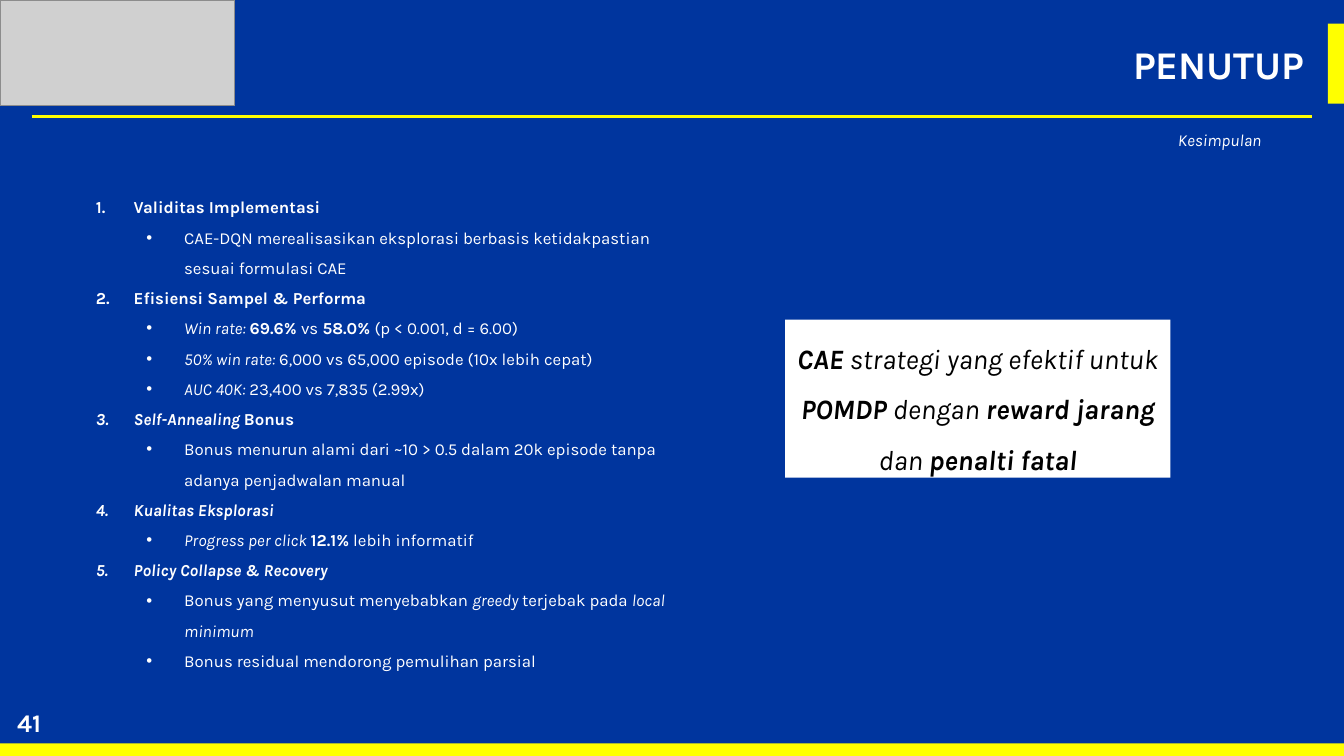
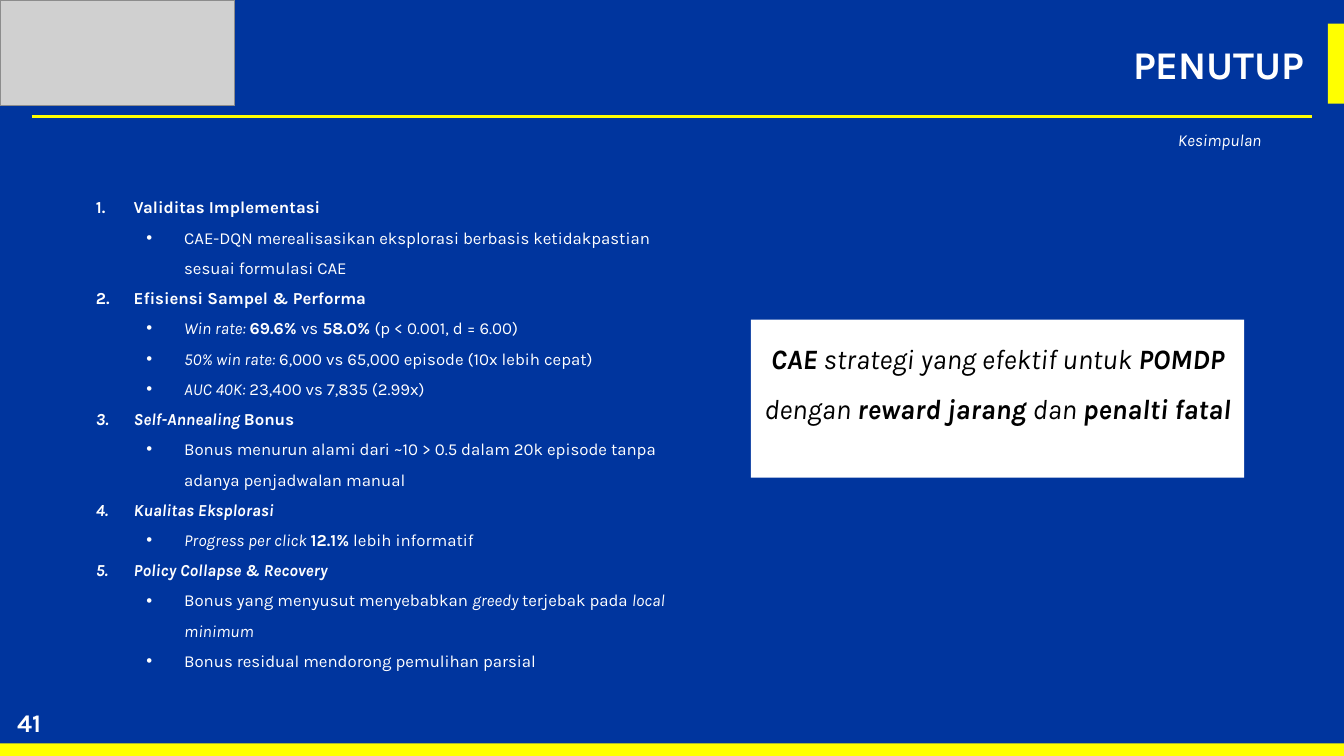
Before and after one commit to MonsieurCoffee/Thesis, a slide deck: slide 41 of Documents/ppt_sidang.pptx. Drawn at 1344x756 pixels with LibreOffice and Linux fonts; fonts in the diff are those of the drawing; grey boxes stand for pictures. Boxes give left, top, right and bottom in pixels: in the first picture for what was removed or moved away, otherwise in the second. Text is boxed around its words. In the diff, an @@ line names an element or a change of style, - is before the commit and + after.

```diff
--- a/Documents/ppt_sidang.pptx
+++ b/Documents/ppt_sidang.pptx
@@ rectangle "CAE strategi yang efektif untuk ...": place and size @@
-rectangle "CAE strategi yang efektif untuk ..." at (785,320,1171,478)
+rectangle "CAE strategi yang efektif untuk ..." at (751,320,1244,478)
```
Also in this commit, not shown: 17 other slides changed, 40 other files.
